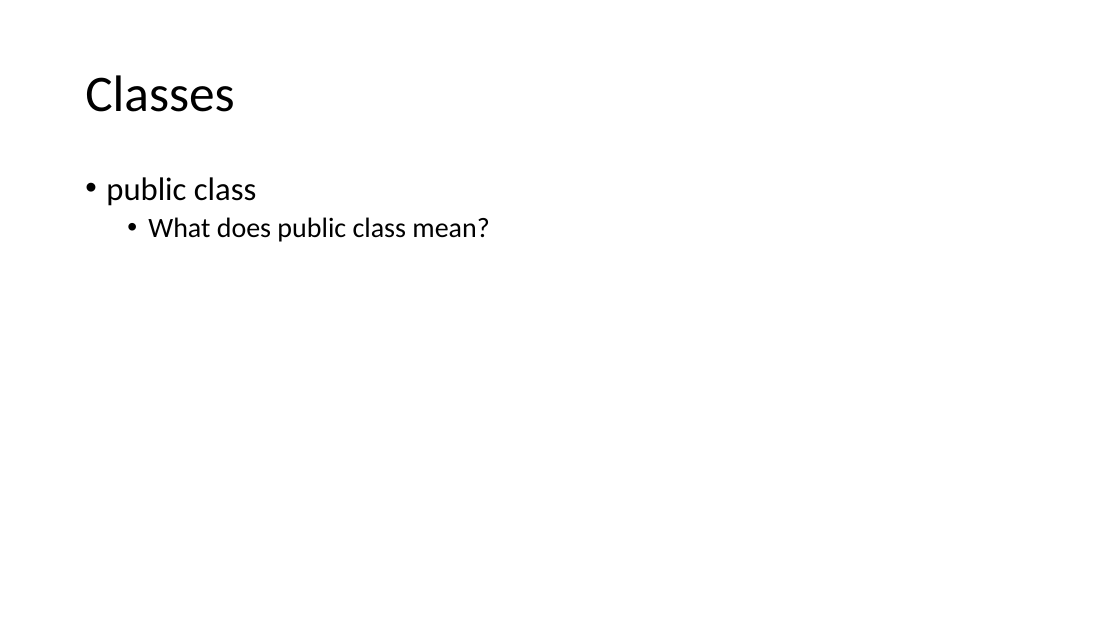
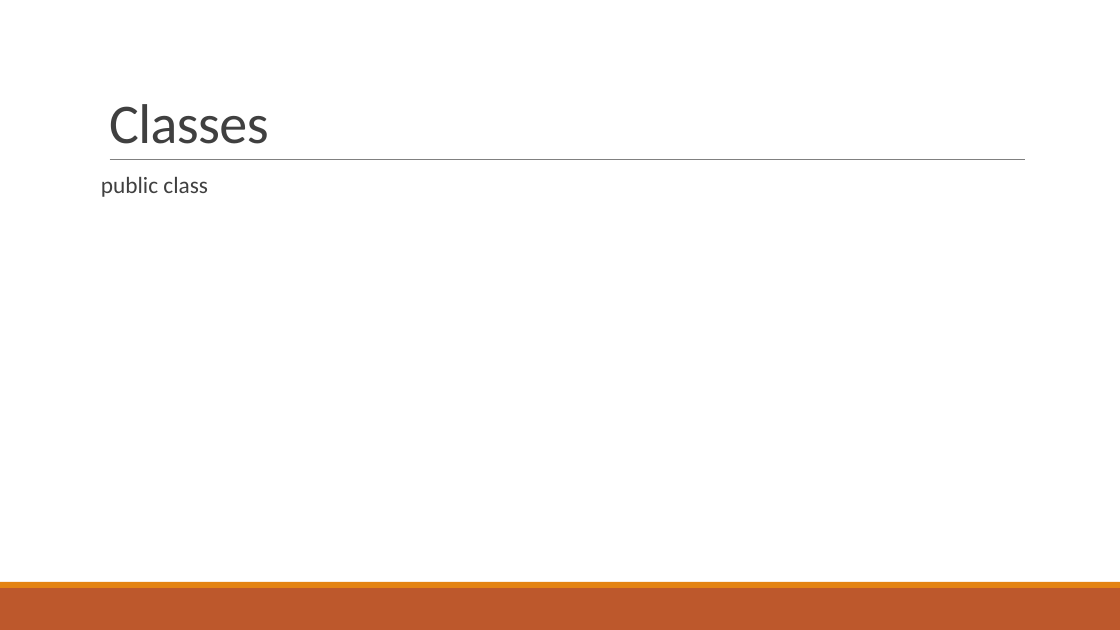
Before and after one commit to thewangclass/apcsa-curriculum, a slide deck: slide 6 of 02-Using-Objects/PowerPoints/01-Instances-of-Classes.pptx. Drawn at 1120x630 pixels with LibreOffice and Linux fonts; fonts in the diff are those of the drawing. Boxes give left, top, right and bottom in pixels: in the first picture for what was removed or moved away, otherwise in the second. Text is boxed around its words. In the diff, an @@ line names an element or a change of style, - is before the commit and + after.

```diff
--- a/02-Using-Objects/PowerPoints/01-Instances-of-Classes.pptx
+++ b/02-Using-Objects/PowerPoints/01-Instances-of-Classes.pptx
@@ title "Classes" moved from (x1=85, y1=75, x2=234, y2=112) to (x1=109, y1=104, x2=268, y2=144) @@
@@ title "Classes" at (x1=109, y1=104, x2=268, y2=144): size 44 to 48 pt, text colour #000000 to #404040, letter spacing 0 to -0.5 pt; line spacing 0.9 to 0.85; vertical alignment middle to bottom @@
@@ text "public class" at (x1=101, y1=177, x2=208, y2=197): size 28 to 20 pt, text colour #000000 to #404040; bullet • to none; more space between paragraphs @@
@@ line added from (110, 160) to (1026, 160), #808080 0.5 pt @@
@@ text at (x1=148, y1=217, x2=489, y2=242): paragraph removed @@
-  • What does public class mean?
@@ rectangle added at (x1=0, y1=588, x2=1120, y2=630), fill #BD582C @@
@@ rectangle added at (x1=0, y1=582, x2=1120, y2=588), fill #E48312 @@
```
Also in this commit, not shown: 3 other slides changed, 2 slides added, 2 slides removed, 1 other file.
